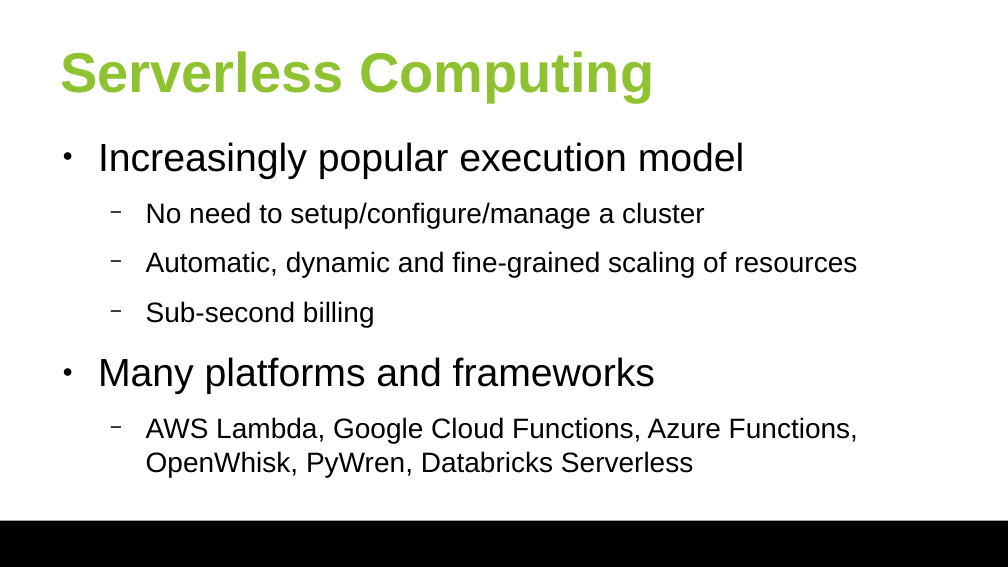
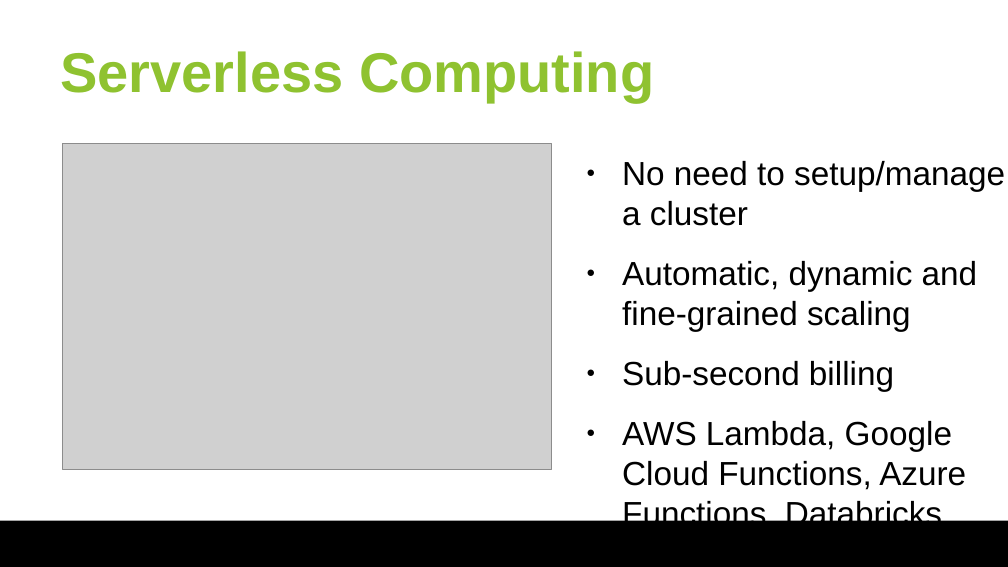
Before and after one commit to huangyibo/spark-summit-18, a slide deck: slide 2 of slides/spark-summit-18.odp. Drawn at 1008x567 pixels with LibreOffice and Linux fonts; fonts in the diff are those of the drawing; grey boxes stand for pictures; background and template pictures are left out. Boxes give left, top, right and bottom in pixels: in the first picture for what was removed or moved away, otherwise in the second. Text is boxed around its words. In the diff, an @@ line names an element or a change of style, - is before the commit and + after.

Commit message:
slides

```diff
--- a/slides/spark-summit-18.odp
+++ b/slides/spark-summit-18.odp
@@ text "No need to setup/manage a ...": place and size @@
-text "No need to setup/manage a ..." at bbox=[98, 142, 858, 477]
+text "No need to setup/manage a ..." at bbox=[622, 161, 1005, 531]
@@ picture added at bbox=[62, 143, 551, 469] @@
@@ text removed at bbox=[256, 142, 753, 155] @@
-put your #assignedhashtag here by setting the footer in view-header/footer
@@ text at bbox=[622, 161, 1005, 331]: text changed; size 20 to 23.8 pt @@
-● Increasingly popular execution model
-  − No need to setup/configure/manage a cluster
-  − Automatic, dynamic and fine-grained scaling of resources
+● No need to setup/manage a cluster
+● Automatic, dynamic and fine-grained scaling
@@ text at bbox=[622, 361, 894, 391]: size 20 to 23.8 pt in "Sub-second billing"; bullet − to ●; list level 2 to 1 in "Sub-second billing" @@
@@ text at bbox=[622, 421, 966, 531]: text changed; size 20 to 23.8 pt @@
-● Many platforms and frameworks
-  − AWS Lambda, Google Cloud Functions, Azure Functions, OpenWhisk, PyWren, Databricks Serverless
+● AWS Lambda, Google Cloud Functions, Azure Functions, Databricks Serverless
```
Also in this commit, not shown: 2 other slides changed, 1 slide added.
